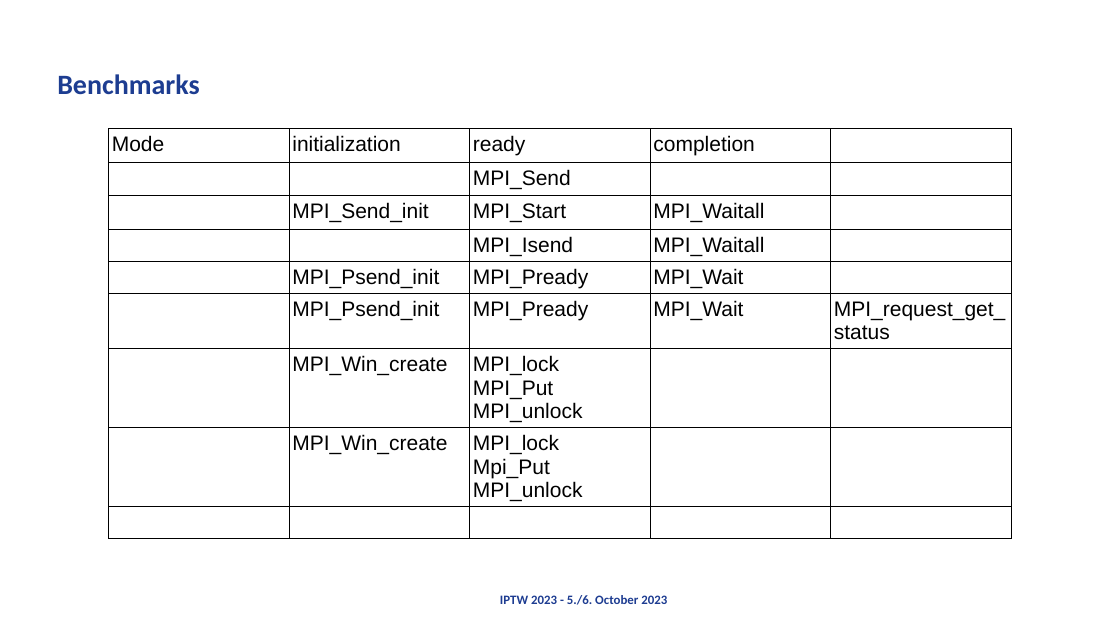
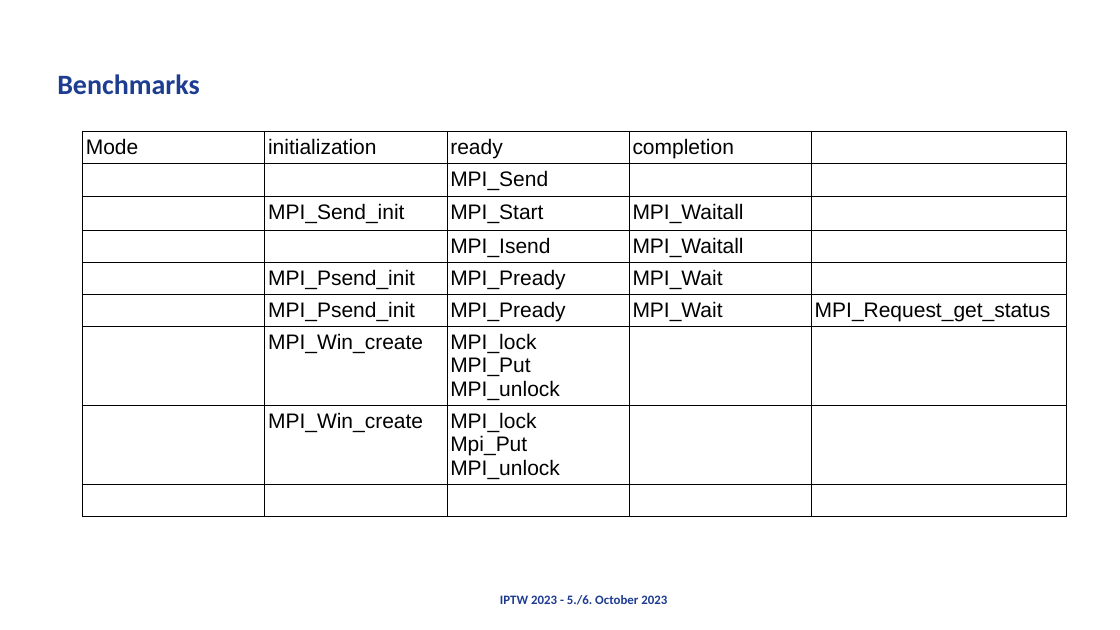
Before and after one commit to AxelSchneewind/mpi-benchmark, a slide deck: slide 9 of presentation/presentation-partitioned-progress.pptx. Drawn at 1120x630 pixels with LibreOffice and Linux fonts; fonts in the diff are those of the drawing; background and template pictures are left out. Boxes give left, top, right and bottom in pixels: in the first picture for what was removed or moved away, otherwise in the second. Text is boxed around its words. In the diff, an @@ line names an element or a change of style, - is before the commit and + after.

```diff
--- a/presentation/presentation-partitioned-progress.pptx
+++ b/presentation/presentation-partitioned-progress.pptx
@@ table at [82,131,1067,528] @@
-row 6, column 5: MPI_request_get_status
+row 6, column 5: MPI_Request_get_status
@@ table: place and size @@
-table at [108,129,1012,506]
+table at [82,131,1067,528]
```
Also in this commit, not shown: 3 other files.
